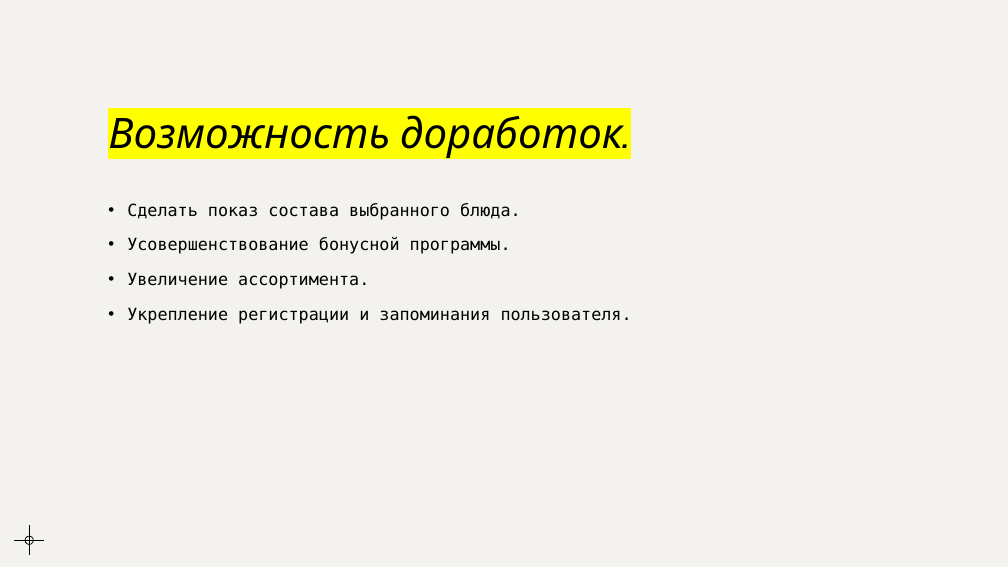
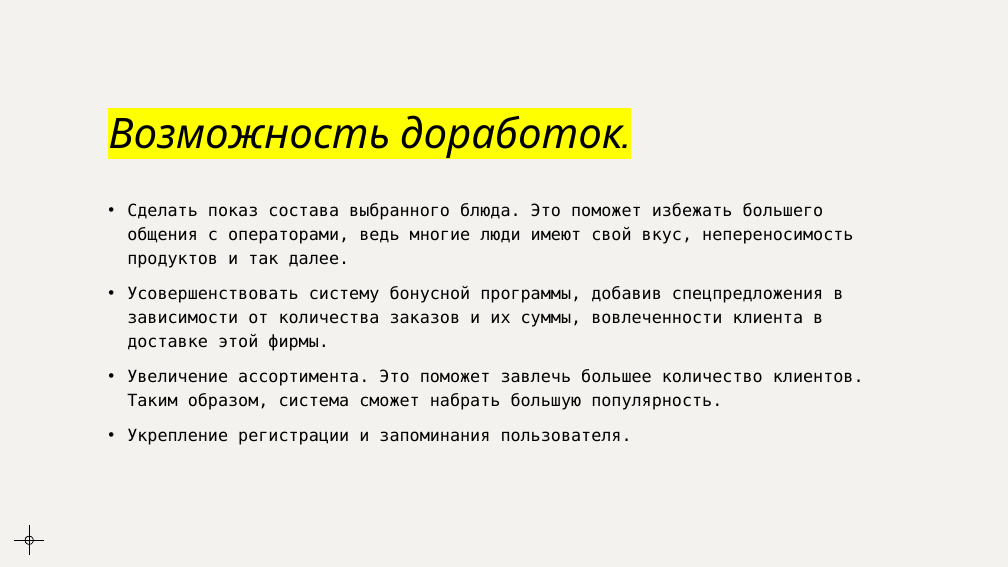
Before and after one commit to serzhana300/telegram_bot_yandex, a slide deck: slide 16 of documentation/Презентация 4.pptx (slide 11 before the commit). Drawn at 1008x567 pixels with LibreOffice and Linux fonts; fonts in the diff are those of the drawing. Boxes give left, top, right and bottom in pixels: in the first picture for what was removed or moved away, otherwise in the second. Text is boxed around its words. In the diff, an @@ line names an element or a change of style, - is before the commit and + after.

```diff
--- a/documentation/Презентация 4.pptx
+++ b/documentation/Презентация 4.pptx
@@ text at [127,203,864,410]: text changed @@
-• Сделать показ состава выбранного блюда.
-• Усовершенствование бонусной программы.
-• Увеличение ассортимента.
+• Сделать показ состава выбранного блюда. Это поможет избежать большего общения с операторами, ведь многие люди имеют свой вкус, непереносимость продуктов и так далее.
+• Усовершенствовать систему бонусной программы, добавив спецпредложения в зависимости от количества заказов и их суммы, вовлеченности клиента в доставке этой фирмы.
+• Увеличение ассортимента. Это поможет завлечь большее количество клиентов. Таким образом, система сможет набрать большую популярность.
```
Also in this commit, not shown: 7 other slides changed, 5 slides added, 2 other files.
